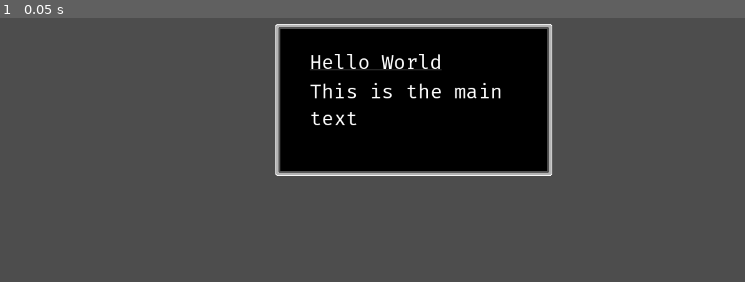
Above: before the commit, frame 1.
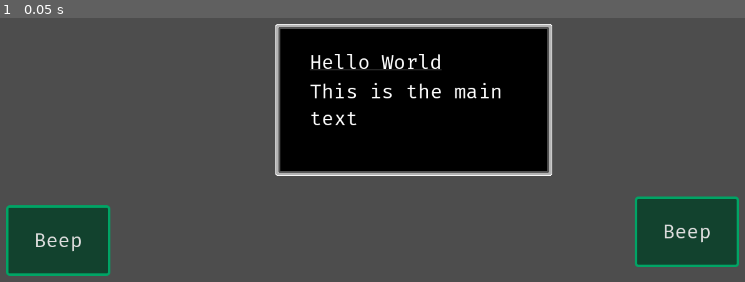
Above: after the commit, the same moment.

Repository: bjornarprytz/JamNow.Template
Game: Godot game, scene res://main.tscn
Same seed, same stepped clock (60 frames per second), same inputs: the game is played once before the commit and once after it.
Inputs:
- Up to frame 1 (0.05 s): no input

The runs differ from the first frame. In frame 1, 7.5% of the frame differs, in the area x 0-100%, y 67-98%.

Commit message:
fix audio manager

Diff:
--- a/src/autoloads/audio_manager.gd
+++ b/src/autoloads/audio_manager.gd
@@ -1,28 +1,62 @@
 extends Node2D
 
-var active_players: Array[AudioStreamPlayer] = []
-var dormant_players: Array[AudioStreamPlayer] = []
+@export var n_static_players: int = 4
+@export var n_2d_players: int = 4
+
+@export var db_adjust : float
 
 
-func play(sound: AudioStream):
-	var p = _get_player()
-	p.stream = sound
+var _static_p: Array[AudioStreamPlayer] = []
+var _2d_p: Array[AudioStreamPlayer2D] = []
+
+
+func _ready() -> void:
+	_allocate_players()
+
+func _allocate_players():
+	for i in range(n_static_players):
+		var p = AudioStreamPlayer.new()
+		p.volume_db = db_adjust
+		add_child(p)
+		_static_p.push_front(p)
+
+	for i in range(n_2d_players):
+		var p = AudioStreamPlayer2D.new()
+		p.volume_db = db_adjust
+		add_child(p)
+		_2d_p.push_front(p)
+
+
+func play(audio_stream: AudioStream, global_pos := Vector2.ZERO):
+	var p = _get_player(global_pos)
+	if (p == null):
+		return
+	p.stream = audio_stream
+	p.pitch_scale = randf_range(.98, 1.02)
 	p.play()
 	p.finished.connect(_release_player.bind(p), CONNECT_ONE_SHOT)
 
-func _get_player() -> AudioStreamPlayer:
-	if (dormant_players.is_empty()):
-		var p = AudioStreamPlayer.new()
-		add_child(p)
-		p.volume_db = -15
+func _get_player(global_pos := Vector2.ZERO) -> Variant:
+	if (global_pos != Vector2.ZERO):
+		if _2d_p.is_empty():
+			push_warning("Out of spatial audio sources. Consider increasing capacity")
+			return
+
+		var p = _2d_p.pop_back()
+		p.global_position = global_pos
 		return p
 	else:
-		var p = dormant_players.pop_back()
-		p.pitch_scale = randf_range(0.98, 1.02)
+		if _static_p.is_empty():
+			push_warning("Out of static audio sources. Consider increasing capacity")
+			return
+		var p = _static_p.pop_back()
 		return p
 
-func _release_player(p: AudioStreamPlayer):
+func _release_player(p):
 	p.stop()
 	p.stream = null
-	active_players.erase(p)
-	dormant_players.push_front(p)
+
+	if (p is AudioStreamPlayer2D):
+		_2d_p.push_front(p)
+	else:
+		_static_p.push_front(p)
--- /dev/null
+++ b/src/main.gd
@@ -0,0 +1,8 @@
+extends Node2D
+
+
+func _on_left_button_pressed() -> void:
+	Audio.play(preload("res://assets/audio/message.wav"), $CanvasLayer/Button.global_position)
+
+func _on_right_button_pressed() -> void:
+	Audio.play(preload("res://assets/audio/message.wav"), $CanvasLayer/Button2.global_position)
--- a/src/main.tscn
+++ b/src/main.tscn
@@ -1,6 +1,9 @@
 [gd_scene format=3 uid="uid://cgrejd4v5ywd3"]
 
+[ext_resource type="Script" uid="uid://736gp2f48fi7" path="res://main.gd" id="1_ig7tw"]
+
 [node name="Main" type="Node2D" unique_id=1144932589]
+script = ExtResource("1_ig7tw")
 
 [node name="CanvasLayer" type="CanvasLayer" parent="." unique_id=1750519712]
 
@@ -39,3 +42,20 @@
 layout_mode = 2
 size_flags_vertical = 3
 text = "This is the main text"
+
+[node name="Button" type="Button" parent="CanvasLayer" unique_id=1665505160]
+offset_left = 64.0
+offset_top = 562.0
+offset_right = 154.0
+offset_bottom = 632.0
+text = "Beep"
+
+[node name="Button2" type="Button" parent="CanvasLayer" unique_id=711350220]
+offset_left = 1070.0
+offset_top = 548.0
+offset_right = 1237.0
+offset_bottom = 661.0
+text = "Beep"
+
+[connection signal="pressed" from="CanvasLayer/Button" to="." method="_on_left_button_pressed"]
+[connection signal="pressed" from="CanvasLayer/Button2" to="." method="_on_right_button_pressed"]
Not shown, added: src/assets/audio/message.wav.import
Not shown, added: src/assets/audio/power_up.mp3.import
Not shown: 1 places in src/autoloads/audio_manager.tscn that only renumber resources
Not shown, added: src/main.gd.uid
Not shown, added: src/assets/audio/message.wav
Not shown, added: src/assets/audio/power_up.mp3
